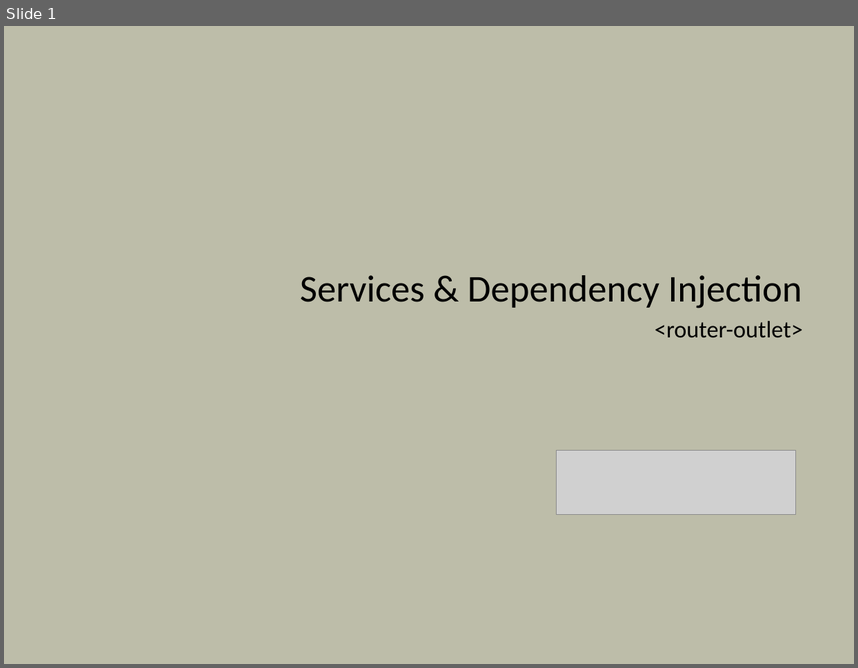
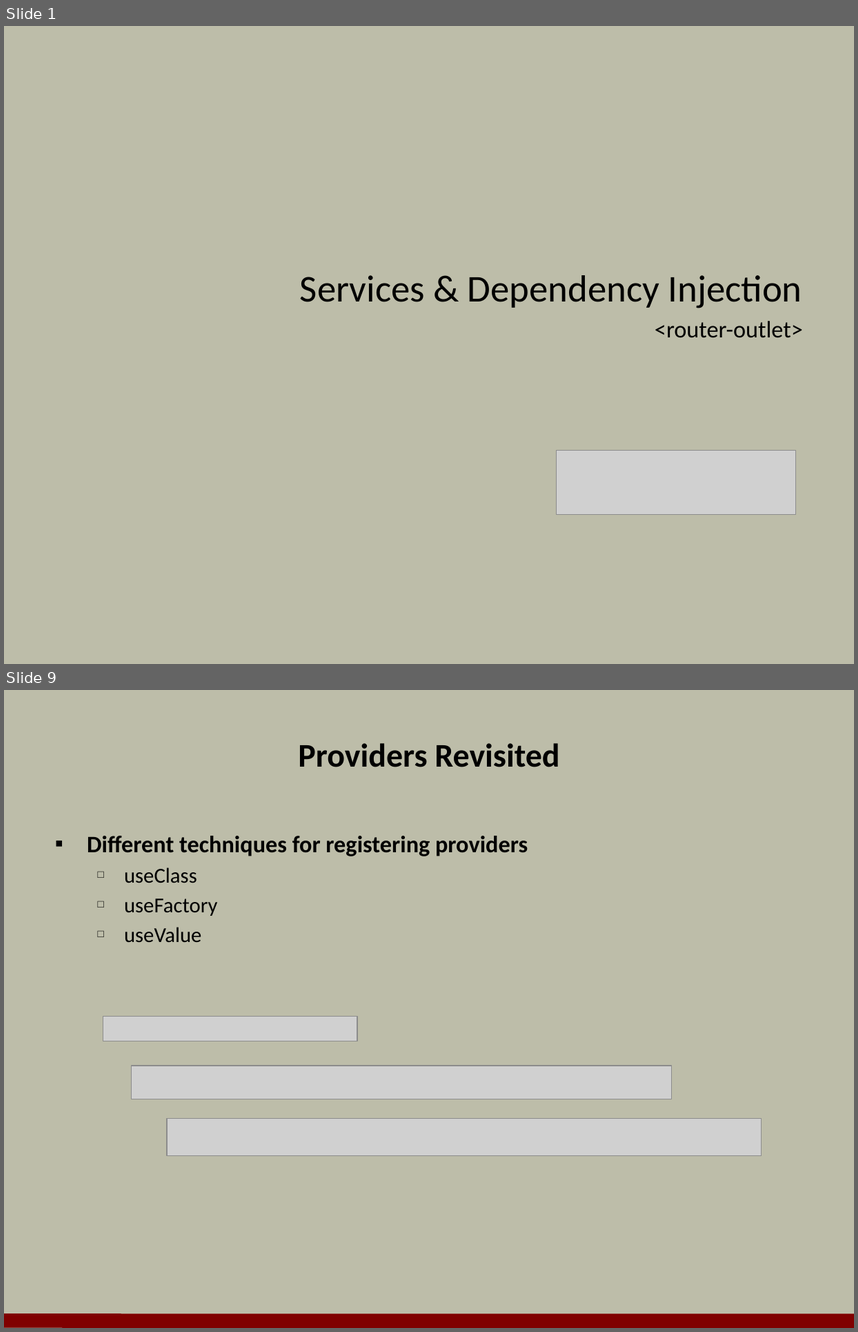
Before and after one commit to OdeToCode/classes, a slide deck: angular2/slides/04_Services_DI.pptx. Shown one above the other, each under a label of ours: slide 1 before the commit, slides 1 and 9 after it; the slides between them are not shown. The pictures are 858x668 and 858x1332 pixels, drawn with LibreOffice and Linux fonts; fonts in the diff are those of the drawing; grey boxes stand for pictures; background and template pictures are left out. Boxes give left, top, right and bottom in pixels: in the first picture for what was removed or moved away, otherwise in the second. Text is boxed around its words. In the diff, an @@ line names an element or a change of style, - is before the commit and + after.

```diff
--- a/angular2/slides/04_Services_DI.pptx
+++ b/angular2/slides/04_Services_DI.pptx
@@ slide 9 added at (4,690,854,1328), background #BDBDA9 @@
@@ title added at (298,743,559,767), 28 pt, text #000000, bold @@
+Providers Revisited
@@ text added at (87,836,528,942), 20 pt, text #000000, bold @@
+▪ Different techniques for registering providers
+  □ useClass
+  □ useFactory
+  □ useValue
@@ picture added at (103,1016,358,1041) @@
@@ picture added at (132,1066,671,1100) @@
@@ picture added at (168,1118,762,1156) @@
@@ line added from (4, 1320) to (854, 1321), #800000 12 pt @@
```
Also in this commit, not shown: 16 other slides added, 1 other file.
